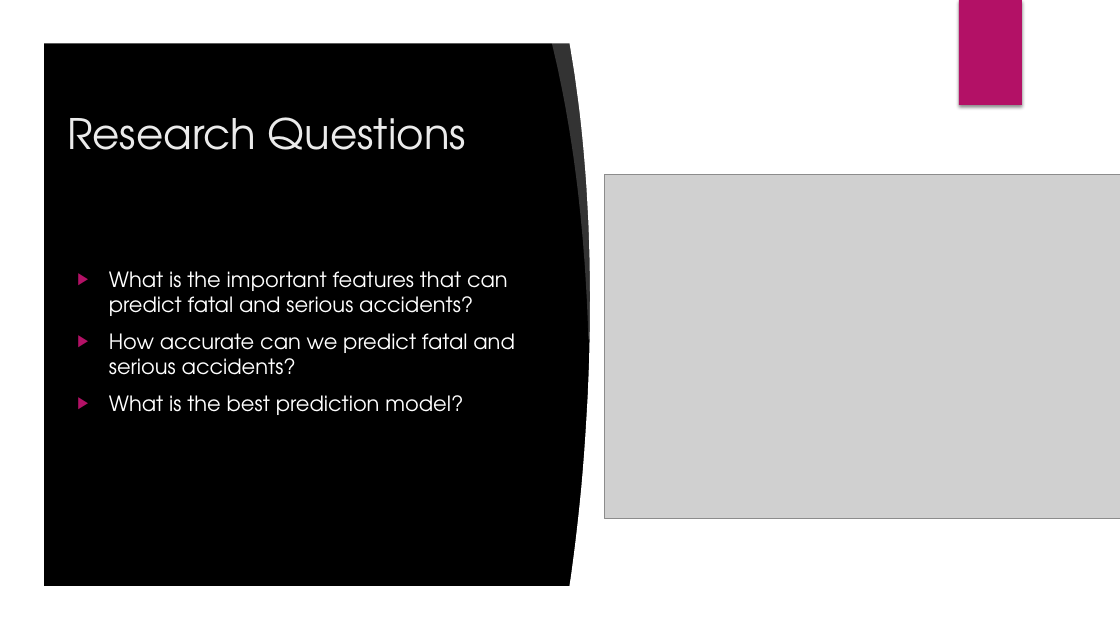
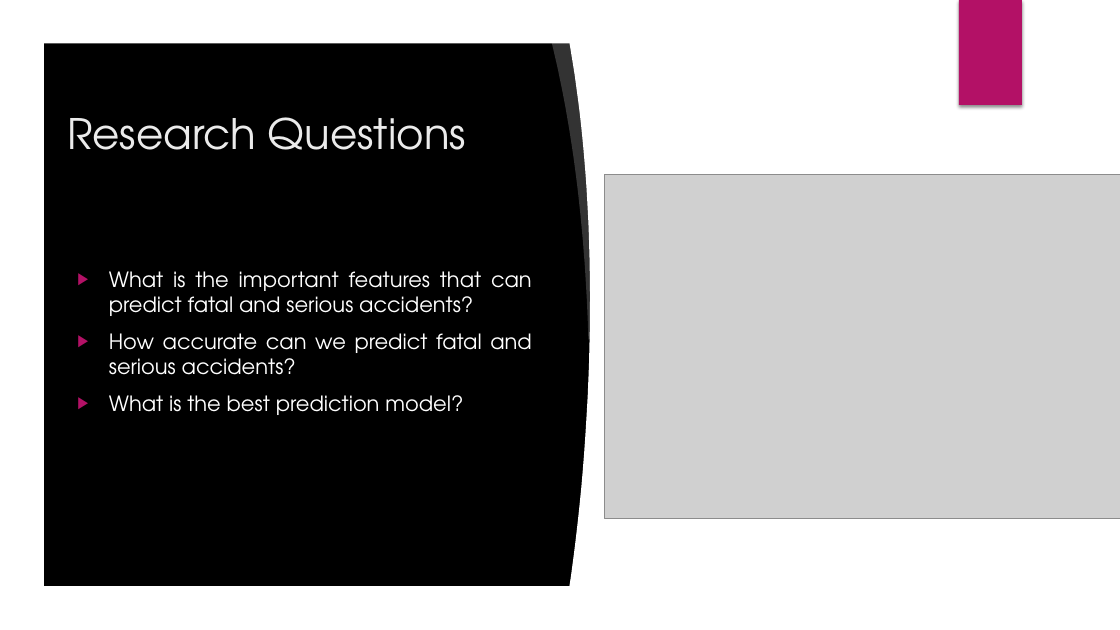
Before and after one commit to romer1979/Fatal-Accidents-in-UK-, a slide deck: slide 6 of Fatal Accidents in UK.pptx (slide 4 before the commit). Drawn at 1120x630 pixels with LibreOffice and Linux fonts; fonts in the diff are those of the drawing; grey boxes stand for pictures; background and template pictures are left out. Boxes give left, top, right and bottom in pixels: in the first picture for what was removed or moved away, otherwise in the second. Text is boxed around its words. In the diff, an @@ line names an element or a change of style, - is before the commit and + after.

```diff
--- a/Fatal Accidents in UK.pptx
+++ b/Fatal Accidents in UK.pptx
@@ text "What is the important features ..." at bbox=[109, 271, 532, 415]: alignment left to justified @@
```
Also in this commit, not shown: 18 other slides changed, 6 slides added.
